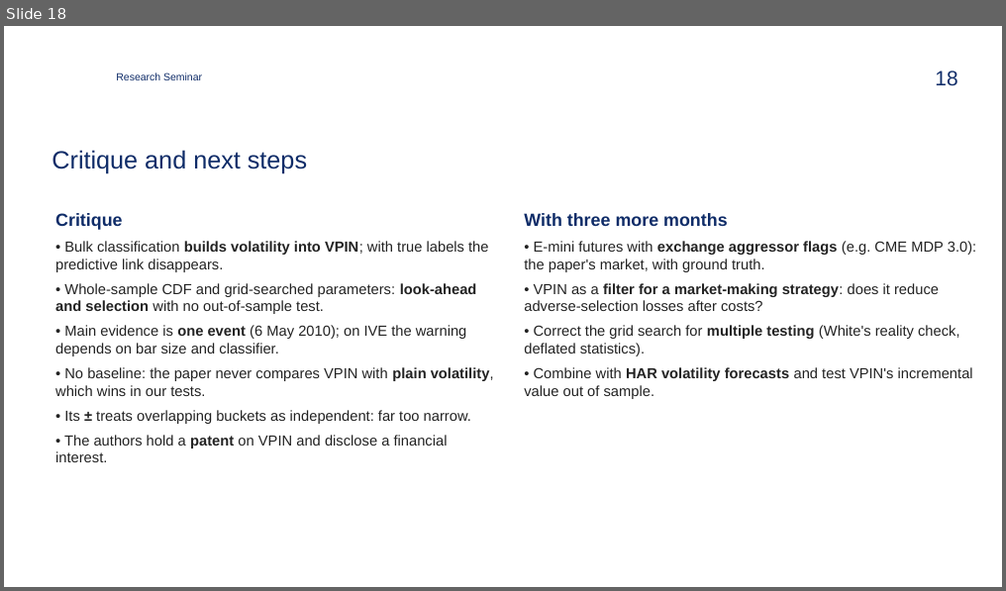
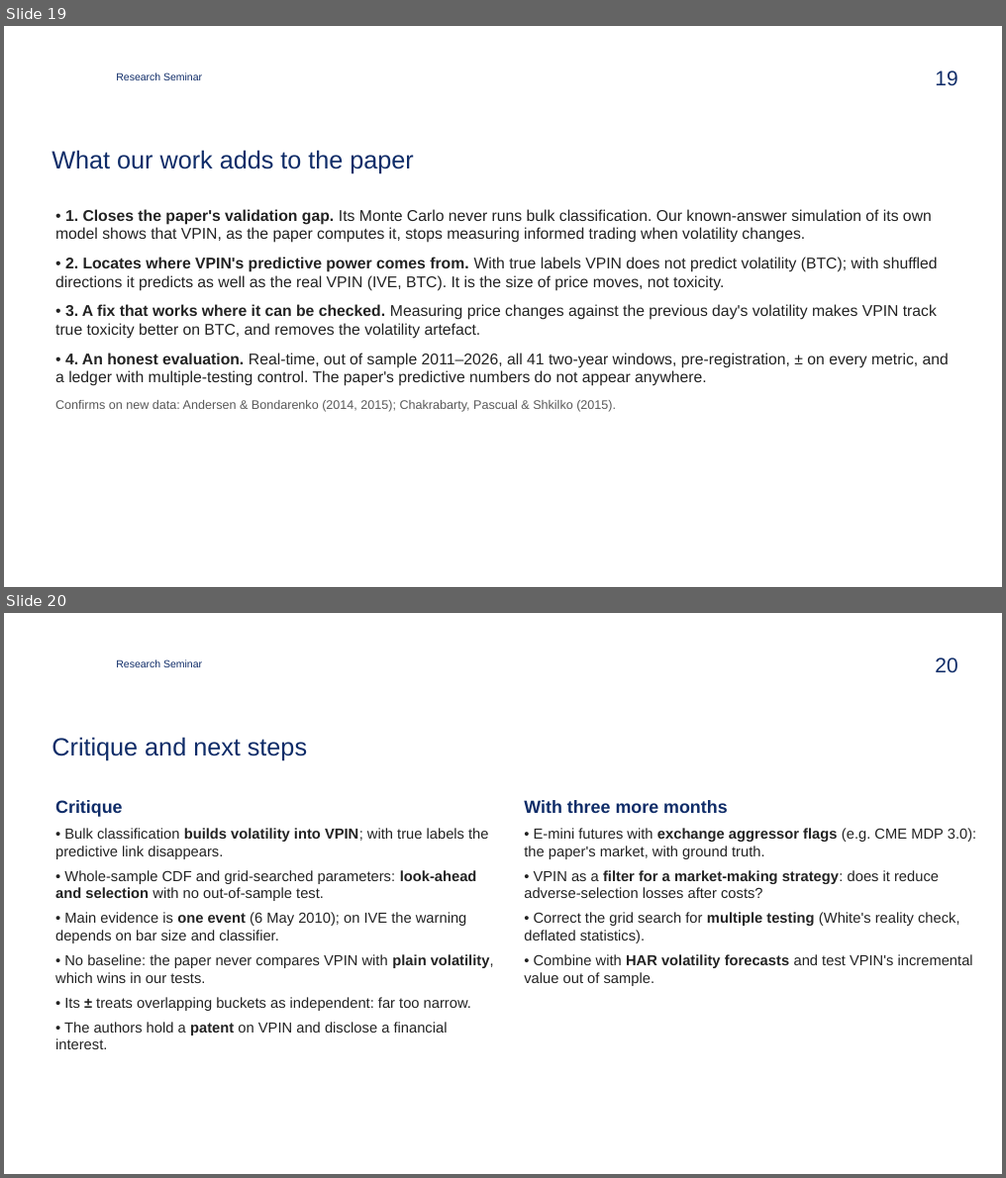
Before and after one commit to zavaz5/flow-toxicity-vpin, a slide deck: docs/presentation.pptx. Shown one above the other, each under a label of ours: slide 18 before the commit, slides 19 and 20 after it. The pictures are 1006x591 and 1006x1178 pixels, drawn with LibreOffice and Linux fonts; fonts in the diff are those of the drawing; background and template pictures are left out. Boxes give left, top, right and bottom in pixels: in the first picture for what was removed or moved away, otherwise in the second. Text is boxed around its words. In the diff, an @@ line names an element or a change of style, - is before the commit and + after.

Commit message:
Add known-answer simulation, the local-sigma fix and an inference package
- Known-answer simulation of the paper's own PIN model with prices
  (src/vpin/simulation.py, scripts/simulation.py): closes the gap in
  the paper's Monte Carlo, which never runs bulk classification.
  Pre-registered rules D1, D2 and D4 hold; D3 does not and is reported.
- The one-day-sigma fix of bulk classification on real data (rule D5,
  scripts/local_sigma.py): tracks true-label VPIN better on BTC and
  removes most of VPIN's link to future volatility.
- Inference package (scripts/inference.py): direction-shuffled placebo,
  leave-one-year-out stability, power, and a ledger of every test with
  Benjamini-Hochberg and Bonferroni corrections and a claimed direction.
- The paper's in-sample method on all 41 two-year windows
  (scripts/windows.py, exploratory).
- README, slides (21 main + 5 backup) and the guide regenerated from
  results; the guide build now verifies that every text block is in
  the PDF.

```diff
--- a/docs/presentation.pptx
+++ b/docs/presentation.pptx
@@ slide 19 added at (4,26,1002,587), background #FFFFFF; not listed: 1 template element that a slide beside it also shows @@
@@ text added at (116,73,202,80), 10 pt, text #0F2C68 @@
+Research Seminar
@@ title added at (52,150,413,174), 24 pt, text #0F2C68 @@
+What our work adds to the paper
@@ text added at (55,209,948,412), 15 pt, text #222222 @@
+• 1. Closes the paper's validation gap. Its Monte Carlo never runs bulk classification. Our known-answer simulation of its own model shows that VPIN, as the paper computes it, stops measuring informed trading when volatility changes.
+• 2. Locates where VPIN's predictive power comes from. With true labels VPIN does not predict volatility (BTC); with shuffled directions it predicts as well as the real VPIN (IVE, BTC). It is the size of price moves, not toxicity.
+• 3. A fix that works where it can be checked. Measuring price changes against the previous day's volatility makes VPIN track true toxicity better on BTC, and removes the volatility artefact.
+• 4. An honest evaluation. Real-time, out of sample 2011–2026, all 41 two-year windows, pre-registration, ± on every metric, and a ledger with multiple-testing control. The paper's predictive numbers do not appear anywhere.
+Confirms on new data: Andersen & Bondarenko (2014, 2015); Chakrabarty, Pascual & Shkilko (2015).
@@ what was slide 18 is now slide 20 @@
@@ page number at (935,658,957,673): text changed @@
-18
+20
```
Also in this commit, not shown: 5 slides changed, 5 other slides added, 37 other files.
